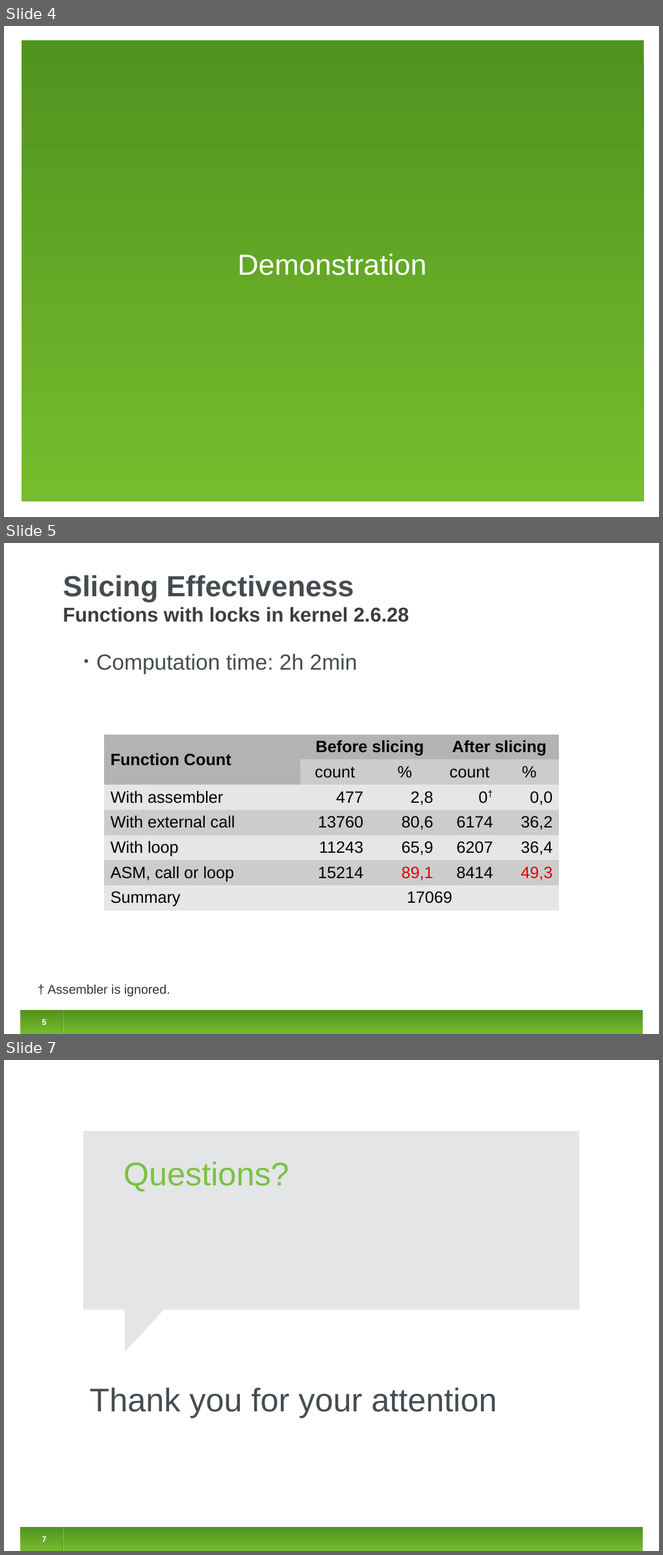
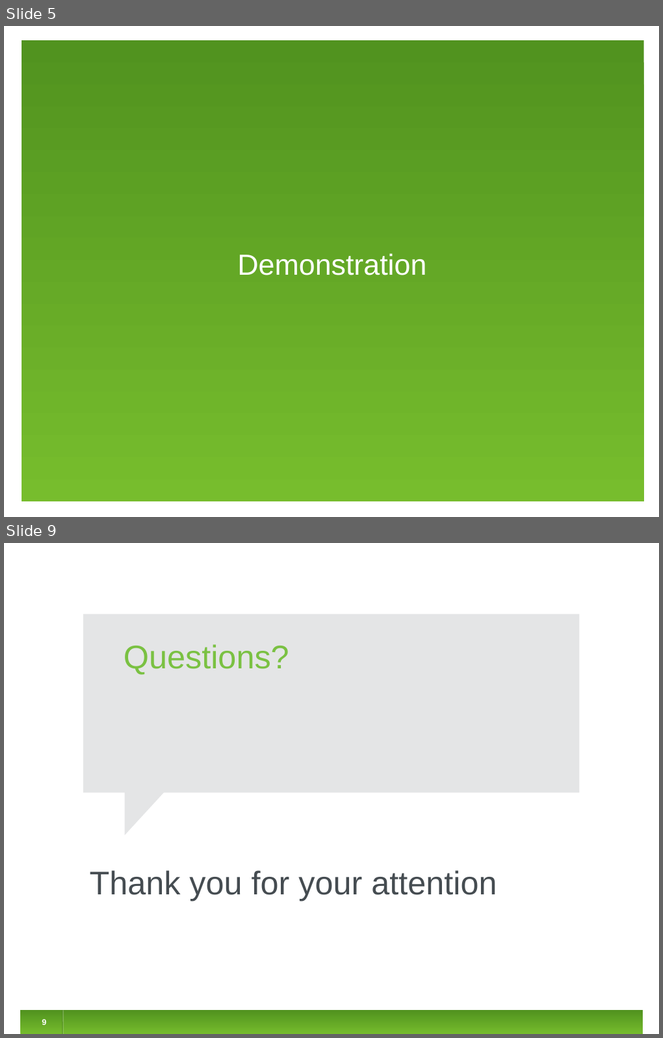
Before and after one commit to jirislaby/writings, a slide deck: presentations/clabure_rome/clabure.odp. Shown one above the other, each under a label of ours: slides 4, 5 and 7 before the commit, slides 5 and 9 after it; the slides between them are not shown. The pictures are 663x1555 and 663x1038 pixels, drawn with LibreOffice and Linux fonts; fonts in the diff are those of the drawing. Boxes give left, top, right and bottom in pixels: in the first picture for what was removed or moved away, otherwise in the second. Text is boxed around its words. In the diff, an @@ line names an element or a change of style, - is before the commit and + after.

```diff
--- a/presentations/clabure_rome/clabure.odp
+++ b/presentations/clabure_rome/clabure.odp
@@ slide 5 removed at [4, 543, 659, 1034], background #FFFFFF; not listed: 4 template elements that a slide beside it also shows @@
@@ title removed at [63, 575, 409, 622] @@
-Slicing Effectiveness
-Functions with locks in kernel 2.6.28
@@ text removed at [96, 653, 358, 674] @@
-• Computation time: 2h 2min
@@ table removed at [104, 734, 560, 910], 7 rows, 5 columns @@
-Function Count | Before slicing |  | After slicing | 
- | count | % | count | %
-With assembler | 477 | 2,8 | 0† | 0,0
-With external call | 13760 | 80,6 | 6174 | 36,2
-With loop | 11243 | 65,9 | 6207 | 36,4
-ASM, call or loop | 15214 | 89,1 | 8414 | 49,3
-Summary | 17069 |  |  | 
@@ text removed at [48, 984, 170, 997] @@
-† Assembler is ignored.
@@ what was slide 4 is now slide 5 @@
@@ what was slide 7 is now slide 9 @@
@@ page number at [42, 1019, 46, 1025]: text changed @@
-7
+9
```
Also in this commit, not shown: 2 slides changed, 4 slides added, 1 other slide removed.
